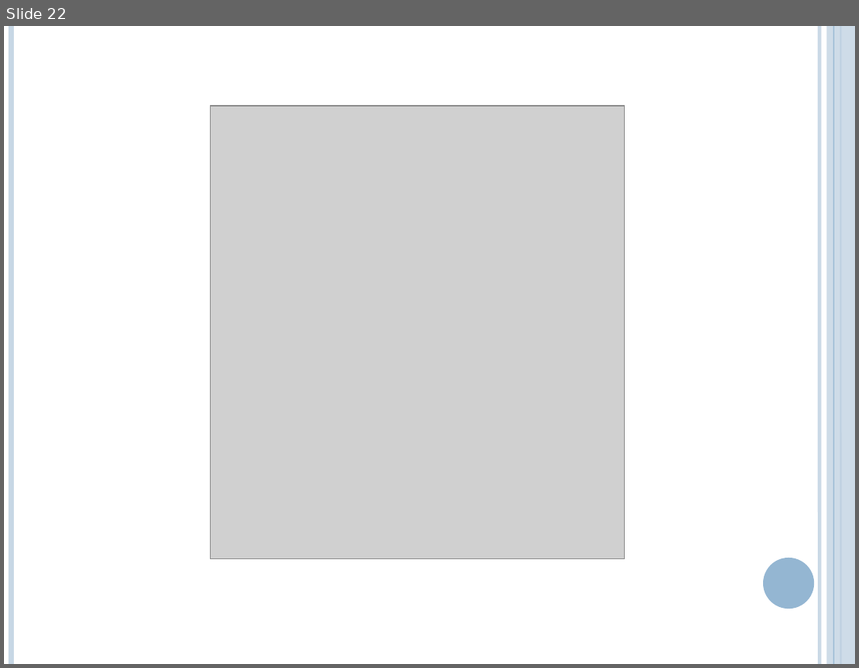
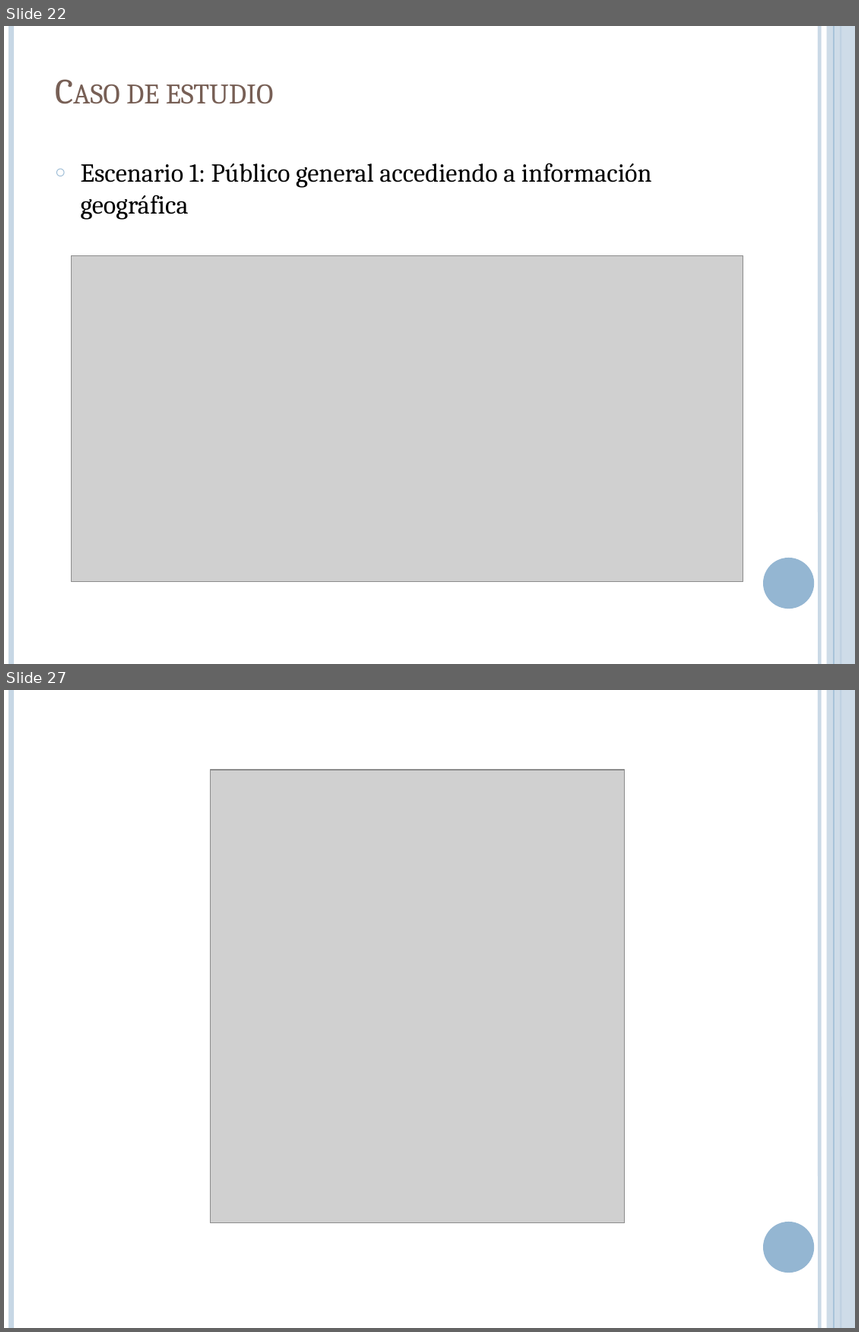
Before and after one commit to lcpaso1/integracion-gis-pge, a slide deck: Presentacion.pptx. Shown one above the other, each under a label of ours: slide 22 before the commit, slides 22 and 27 after it; the slides between them are not shown. The pictures are 859x668 and 859x1332 pixels, drawn with LibreOffice and Linux fonts; fonts in the diff are those of the drawing; grey boxes stand for pictures. Boxes give left, top, right and bottom in pixels: in the first picture for what was removed or moved away, otherwise in the second. Text is boxed around its words. In the diff, an @@ line names an element or a change of style, - is before the commit and + after.

```diff
--- a/Presentacion.pptx
+++ b/Presentacion.pptx
@@ slide 22 added at (x1=4, y1=26, x2=855, y2=664), background #FFFFFF; not listed: 6 template elements that a slide beside it also shows @@
@@ title added at (x1=126, y1=85, x2=274, y2=104), 30 pt, text #775F55, small capitals @@
+Caso de estudio
@@ text added at (x1=81, y1=163, x2=652, y2=219), 22 pt, text #000000 @@
+○ Escenario 1: Público general accediendo a información geográfica
@@ picture added at (x1=71, y1=256, x2=743, y2=582) @@
@@ what was slide 22 is now slide 27 @@
```
Also in this commit, not shown: 6 slides changed, 6 other slides added, 2 slides removed.
